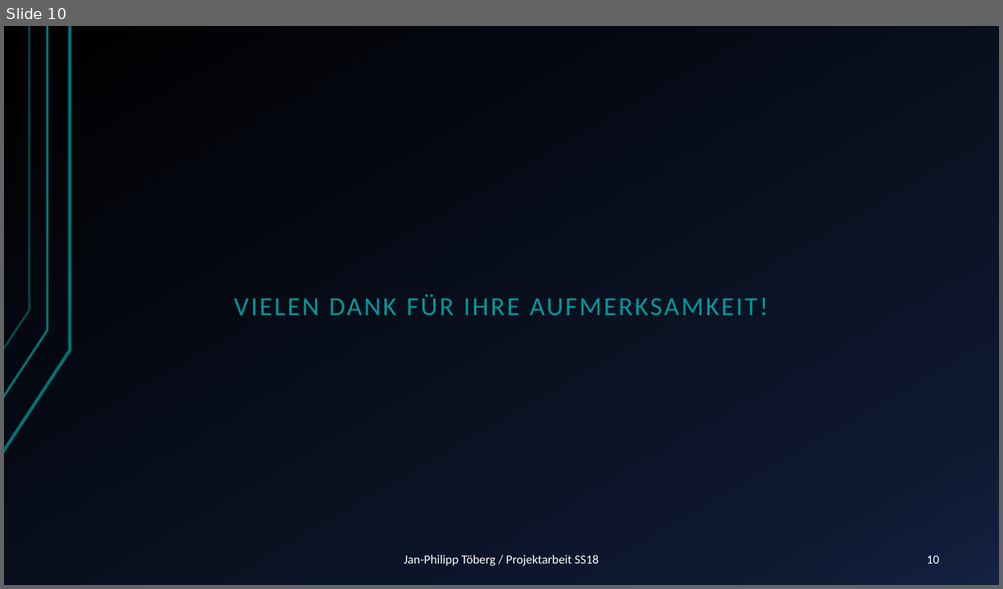
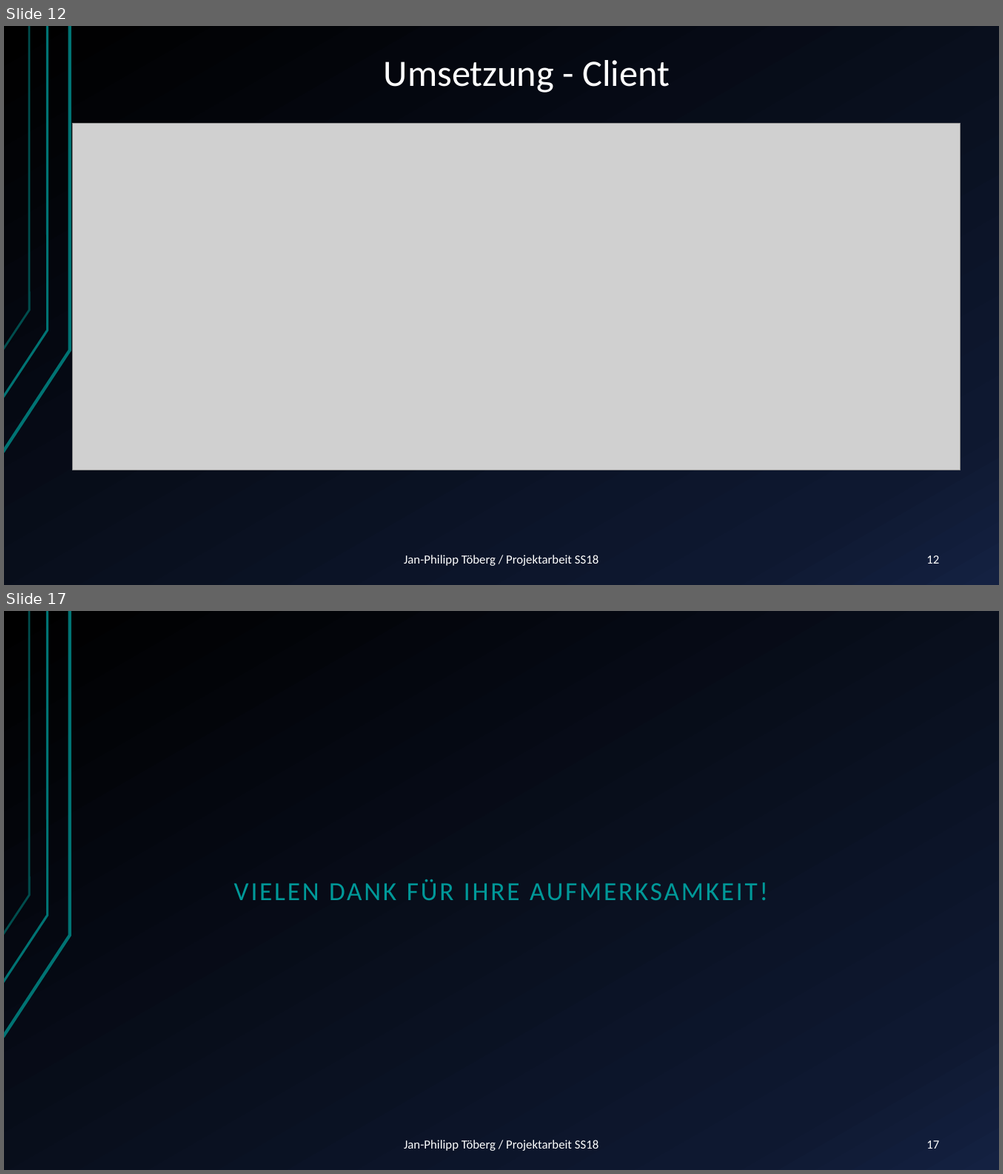
Before and after one commit to Janfiderheld/Drahtloses-Tuerschild-PA, a slide deck: Dokumentation/Kolloquium Janfi.pptx. Shown one above the other, each under a label of ours: slide 10 before the commit, slides 12 and 17 after it; the slides between them are not shown. The pictures are 1003x589 and 1003x1174 pixels, drawn with LibreOffice and Linux fonts; fonts in the diff are those of the drawing; grey boxes stand for pictures. Boxes give left, top, right and bottom in pixels: in the first picture for what was removed or moved away, otherwise in the second. Text is boxed around its words. In the diff, an @@ line names an element or a change of style, - is before the commit and + after.

```diff
--- a/Dokumentation/Kolloquium Janfi.pptx
+++ b/Dokumentation/Kolloquium Janfi.pptx
@@ slide 12 added at [4,26,999,585], background gradient #000000 to #0F1931 to #142242; not listed: 3 template elements that a slide beside it also shows @@
@@ title added at [384,60,669,93], 36 pt, text #FFFFFF @@
+Umsetzung - Client
@@ picture added at [73,124,961,471] @@
@@ text added at [404,555,598,566], 12 pt, text #FFFFFF @@
+Jan-Philipp Töberg / Projektarbeit SS18
@@ page number added at [926,556,939,564], 12 pt, text #FFFFFF @@
+12
@@ what was slide 10 is now slide 17 @@
@@ page number at [926,1141,939,1149]: text changed @@
-10
+17
```
Also in this commit, not shown: 5 slides changed, 6 other slides added.
